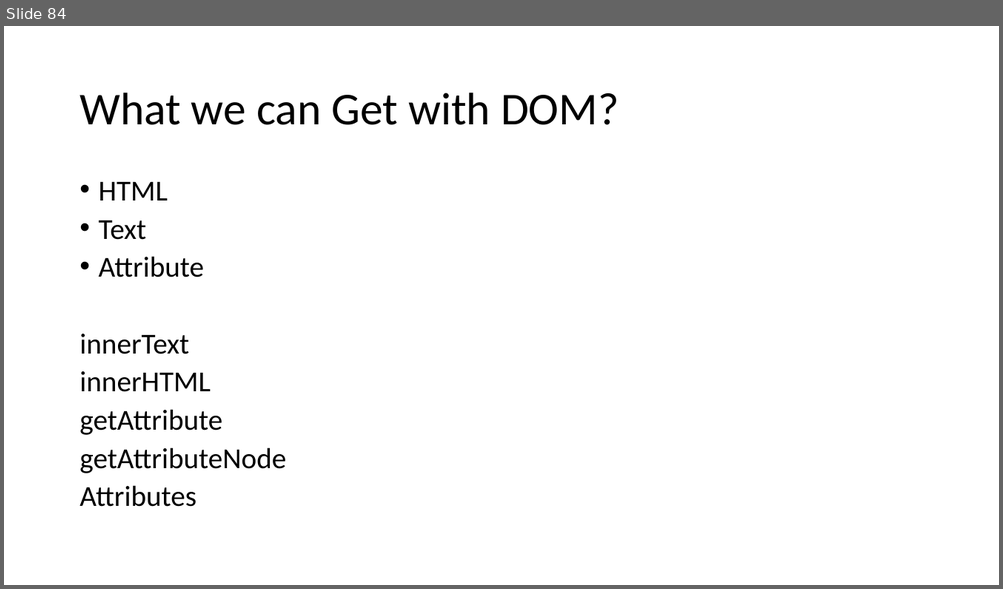
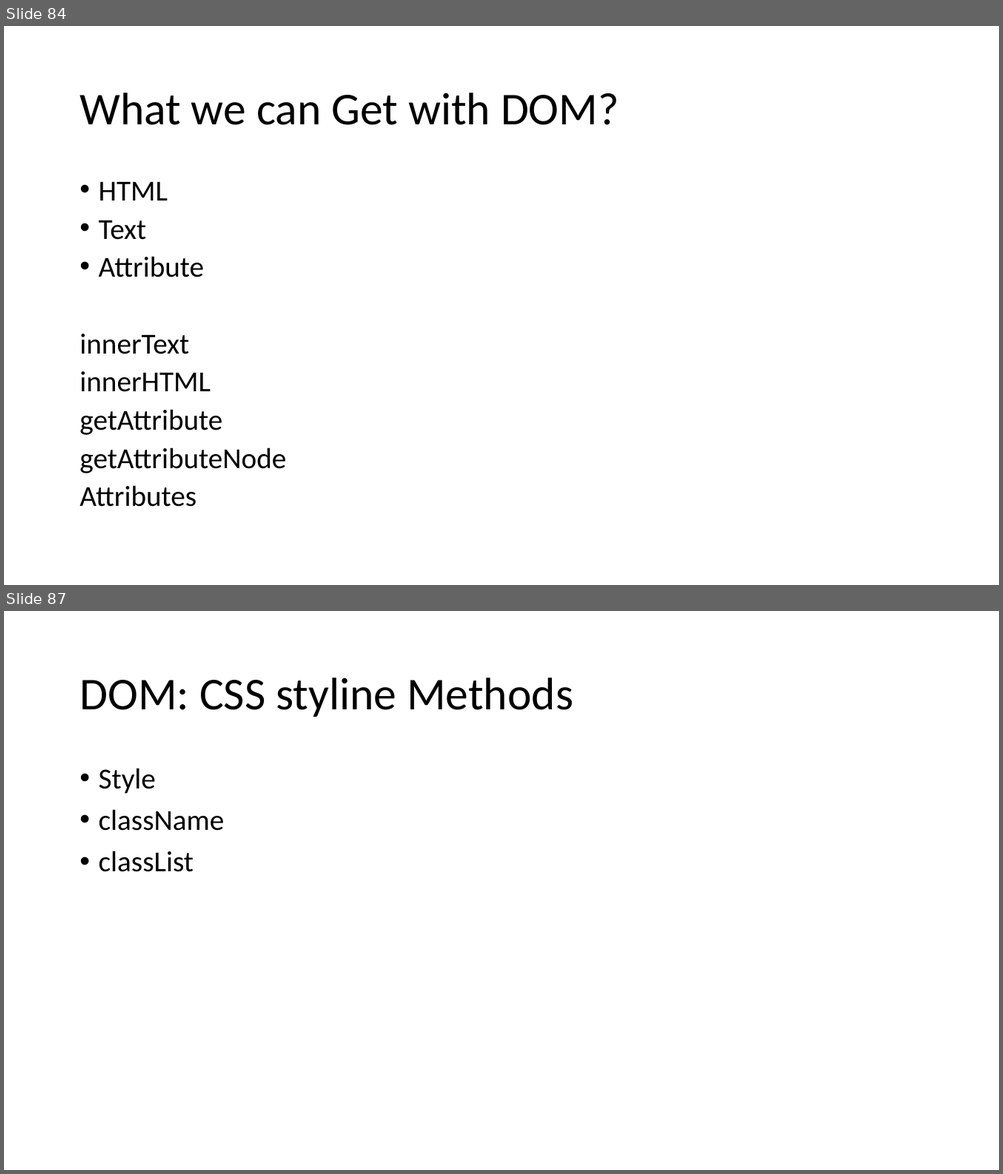
Before and after one commit to PiyushChaturvedii/Batch04, a slide deck: JavaScript.pptx. Shown one above the other, each under a label of ours: slide 84 before the commit, slides 84 and 87 after it; the slides between them are not shown. The pictures are 1003x589 and 1003x1174 pixels, drawn with LibreOffice and Linux fonts; fonts in the diff are those of the drawing. Boxes give left, top, right and bottom in pixels: in the first picture for what was removed or moved away, otherwise in the second. Text is boxed around its words. In the diff, an @@ line names an element or a change of style, - is before the commit and + after.

```diff
--- a/JavaScript.pptx
+++ b/JavaScript.pptx
@@ slide 87 added at (4,611,999,1170), background #FFFFFF @@
@@ title added at (79,678,573,717), 44 pt, text #000000 @@
+DOM: CSS styline Methods
@@ text added at (99,768,225,872), 28 pt, text #000000 @@
+• Style
+• className
+• classList
```
Also in this commit, not shown: 1 slide changed, 5 other slides added, 3 other files.
